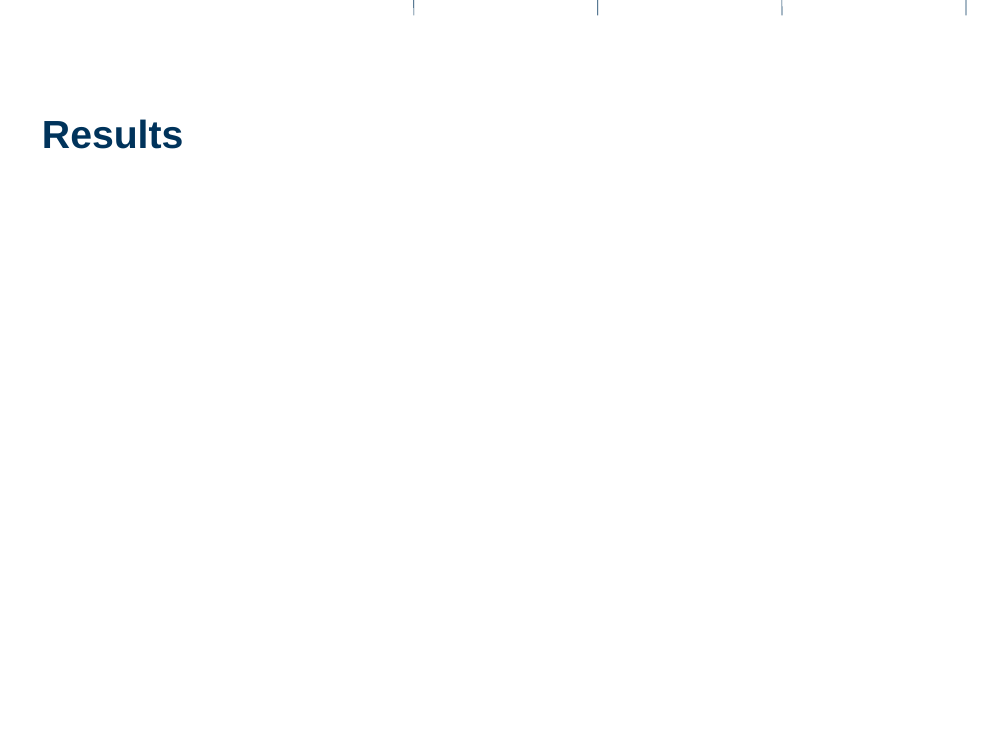
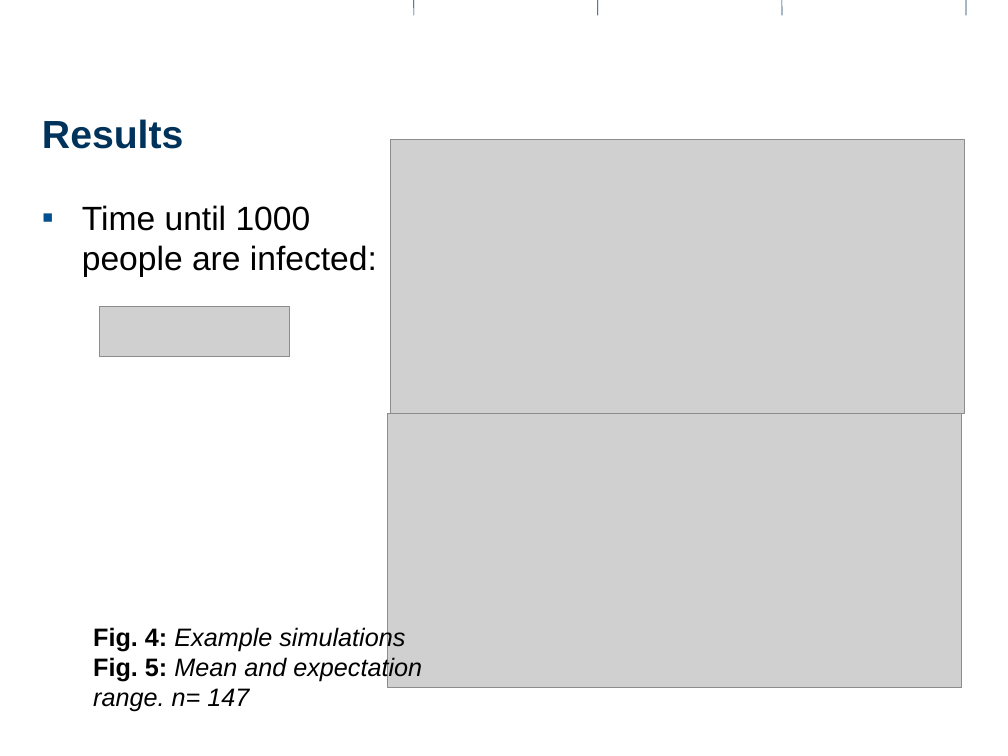
Before and after one commit to Pascal-Stucheli/Epidemic_Simulation_SS2012, a slide deck: slide 9 of presentation/Epicdemics_presentation.pptx. Drawn at 1008x756 pixels with LibreOffice and Linux fonts; fonts in the diff are those of the drawing; grey boxes stand for pictures; background and template pictures are left out. Boxes give left, top, right and bottom in pixels: in the first picture for what was removed or moved away, otherwise in the second. Text is boxed around its words. In the diff, an @@ line names an element or a change of style, - is before the commit and + after.

```diff
--- a/presentation/Epicdemics_presentation.pptx
+++ b/presentation/Epicdemics_presentation.pptx
@@ picture added at (x1=390, y1=140, x2=965, y2=414) @@
@@ text added at (x1=82, y1=205, x2=377, y2=277), 24 pt, text #000000 @@
+▪ Time until 1000 people are infected:
@@ picture added at (x1=99, y1=306, x2=289, y2=357) @@
@@ picture added at (x1=388, y1=413, x2=963, y2=687) @@
@@ text added at (x1=93, y1=626, x2=422, y2=712), 18 pt, text #000000, italic @@
+Fig. 4: Example simulations
+Fig. 5: Mean and expectation range. n= 147
```
Also in this commit, not shown: 3 other slides changed.
